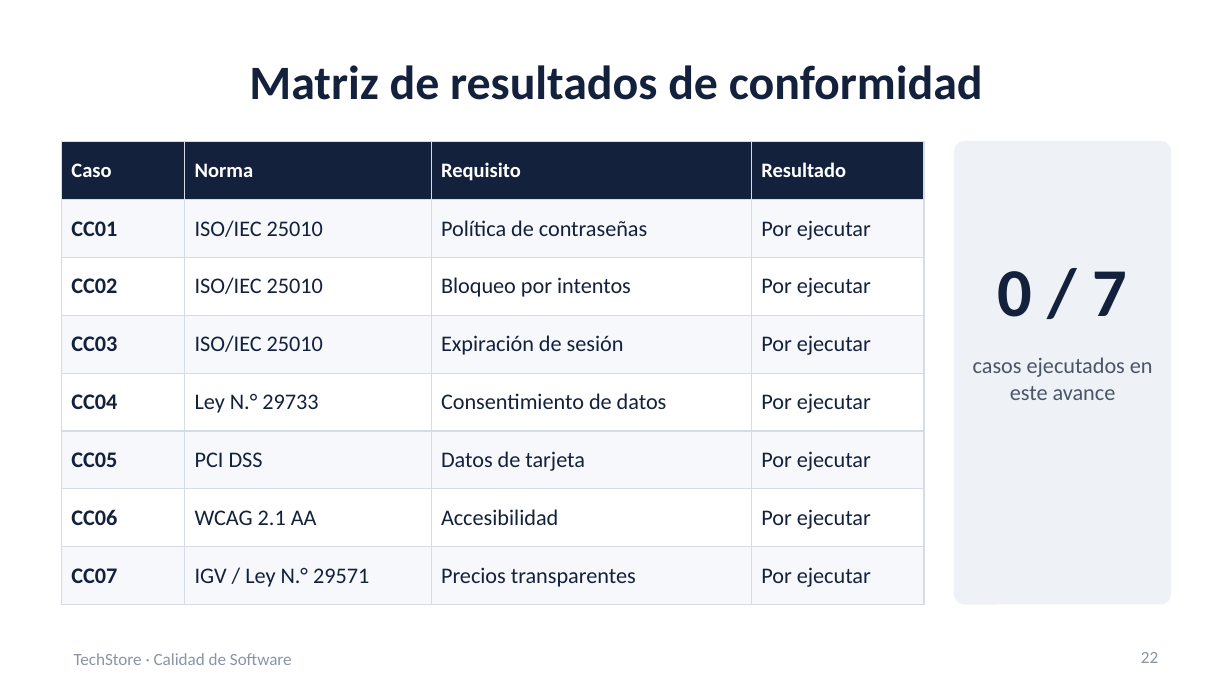
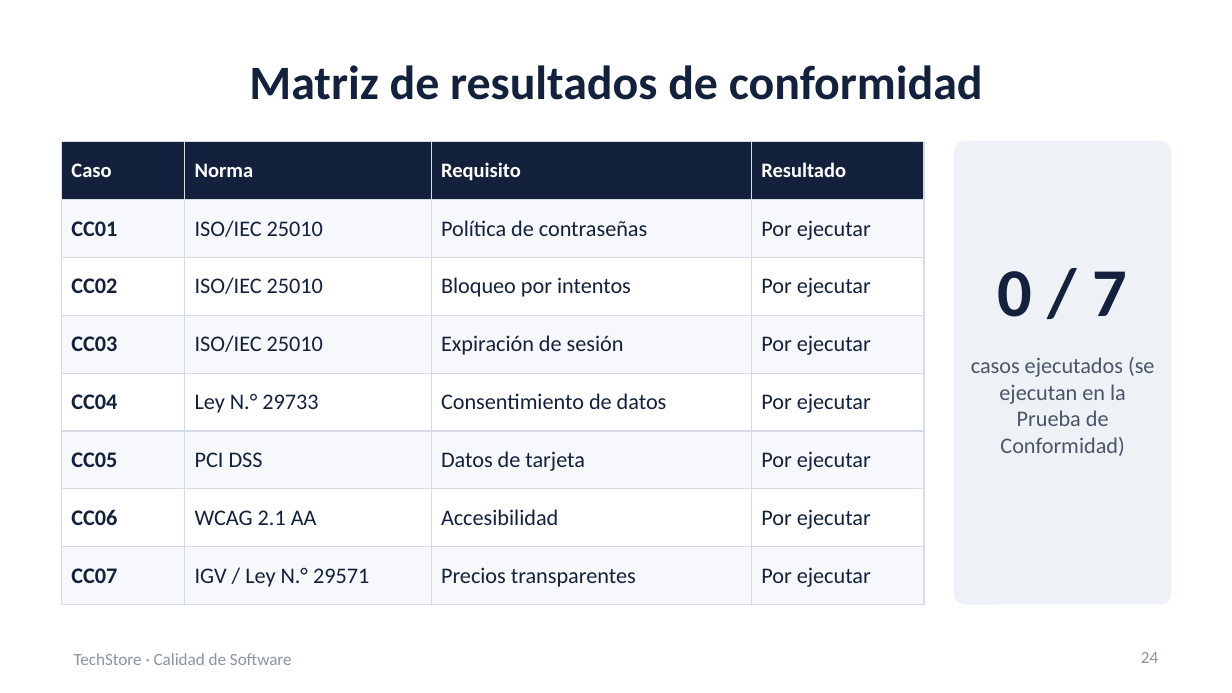
Before and after one commit to diegoaaron/calidadProyecto, a slide deck: slide 24 of docs/Esquema_Calidad_Pruebas_Conformidad.pptx (slide 22 before the commit). Drawn at 1232x693 pixels with LibreOffice and Linux fonts; fonts in the diff are those of the drawing. Boxes give left, top, right and bottom in pixels: in the first picture for what was removed or moved away, otherwise in the second. Text is boxed around its words. In the diff, an @@ line names an element or a change of style, - is before the commit and + after.

```diff
--- a/docs/Esquema_Calidad_Pruebas_Conformidad.pptx
+++ b/docs/Esquema_Calidad_Pruebas_Conformidad.pptx
@@ text at box(971, 357, 1154, 456): text changed @@
-casos ejecutados en este avance
+casos ejecutados (se ejecutan en la Prueba de Conformidad)
@@ page number at box(1141, 652, 1158, 663): text changed @@
-22
+24
```
Also in this commit, not shown: 3 other slides changed, 2 slides added, 3 other files.
